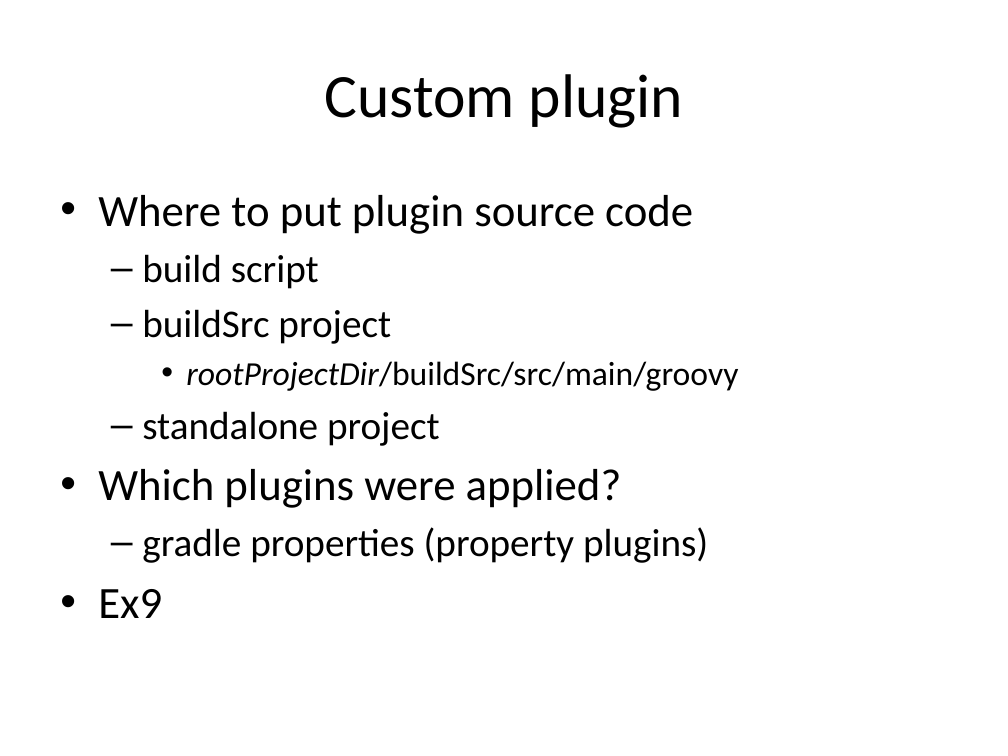
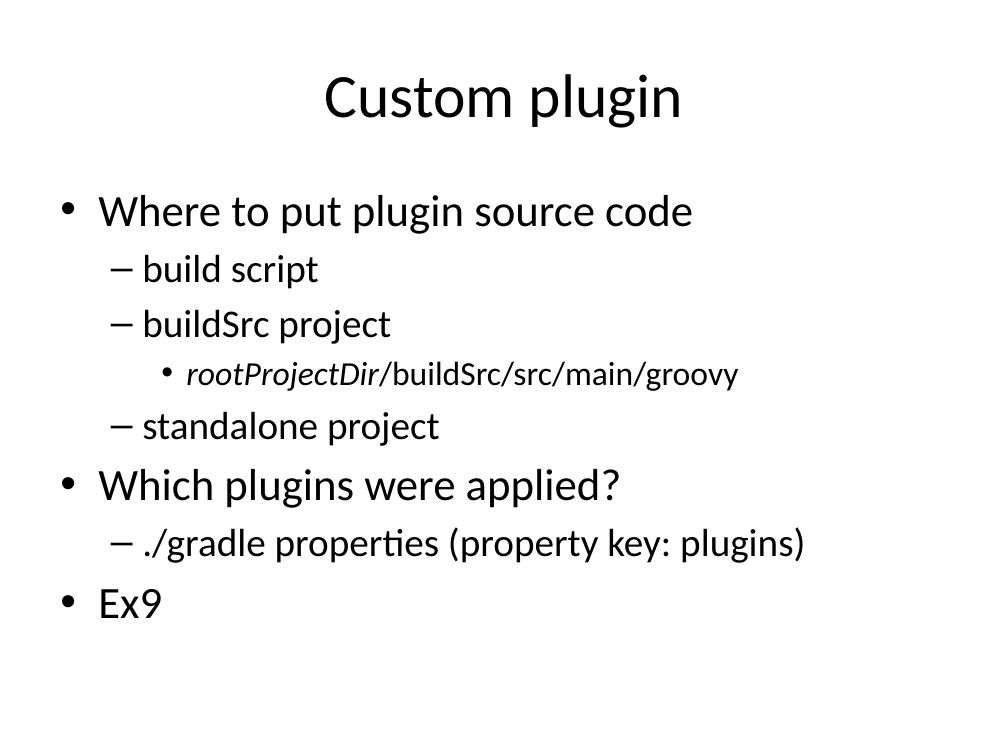
Before and after one commit to alaczynski/gradle-intoducion, a slide deck: slide 21 of Introduction to Gradle.pptx. Drawn at 1008x756 pixels with LibreOffice and Linux fonts; fonts in the diff are those of the drawing. Boxes give left, top, right and bottom in pixels: in the first picture for what was removed or moved away, otherwise in the second. Text is boxed around its words. In the diff, an @@ line names an element or a change of style, - is before the commit and + after.

```diff
--- a/Introduction to Gradle.pptx
+++ b/Introduction to Gradle.pptx
@@ text at <box>142,527,805,563</box>: text changed @@
-  – gradle properties (property plugins)
+  – ./gradle properties (property key: plugins)
```
Also in this commit, not shown: 4 other slides changed, 3 other files.
